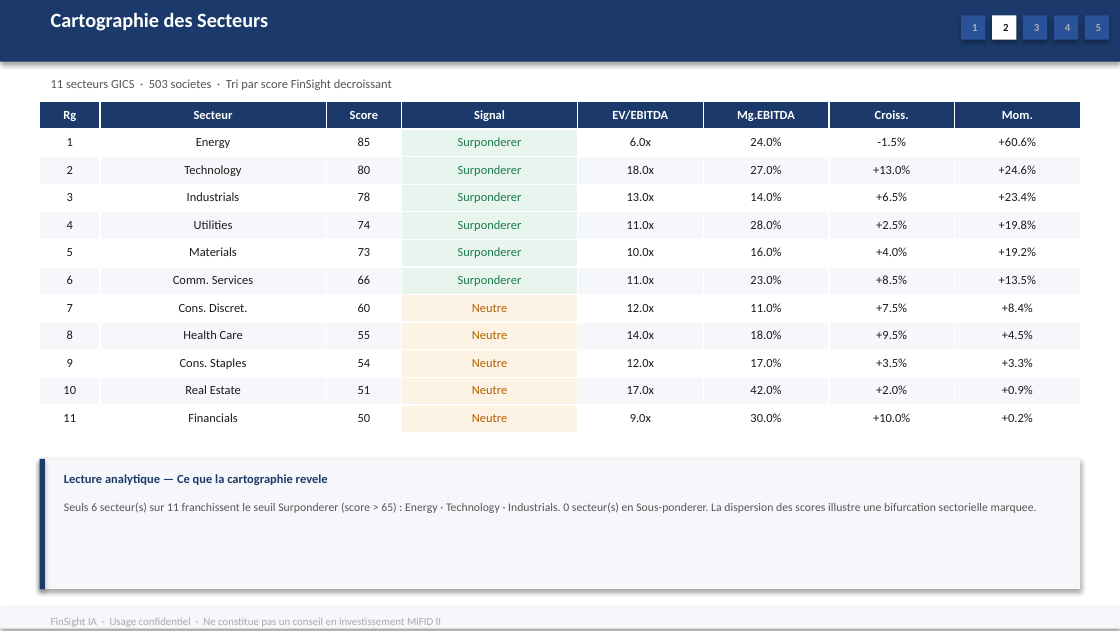
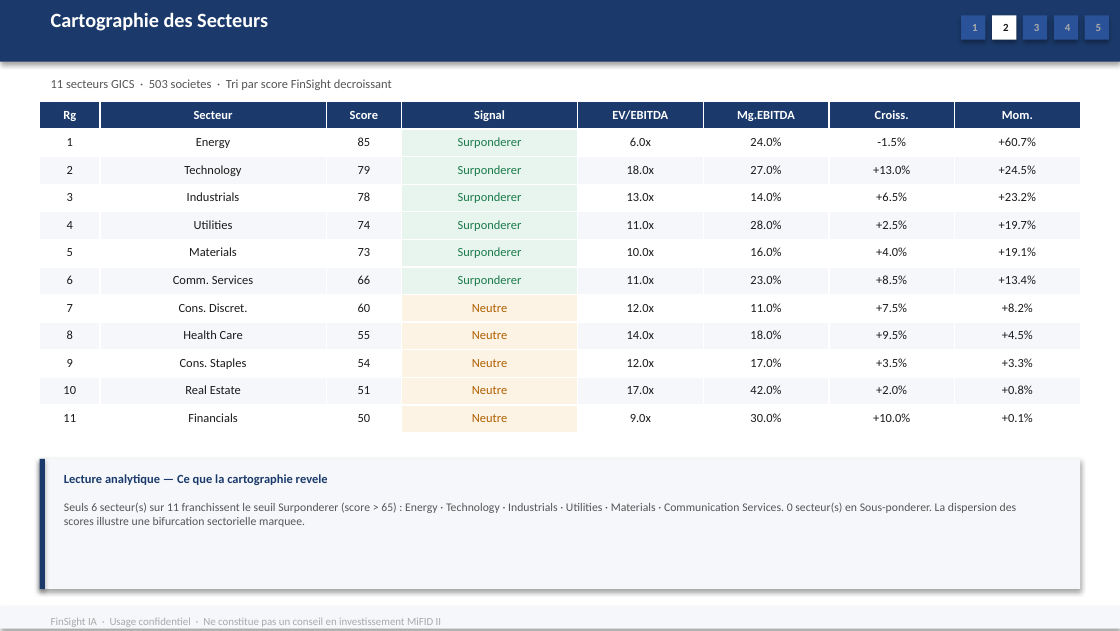
Before and after one commit to baptistejeh07-art/finsight-ia, a slide deck: slide 9 of preview/indice_SP_500/indice_SP_500.pptx. Drawn at 1120x631 pixels with LibreOffice and Linux fonts; fonts in the diff are those of the drawing. Boxes give left, top, right and bottom in pixels: in the first picture for what was removed or moved away, otherwise in the second. Text is boxed around its words. In the diff, an @@ line names an element or a change of style, - is before the commit and + after.

```diff
--- a/preview/indice_SP_500/indice_SP_500.pptx
+++ b/preview/indice_SP_500/indice_SP_500.pptx
@@ table at box(39, 102, 1079, 432) @@
-row 2, column 8: +60.6%
+row 2, column 8: +60.7%
-row 3, column 3: 80
+row 3, column 3: 79
-row 3, column 8: +24.6%
+row 3, column 8: +24.5%
-row 4, column 8: +23.4%
+row 4, column 8: +23.2%
-row 5, column 8: +19.8%
+row 5, column 8: +19.7%
-row 6, column 8: +19.2%
+row 6, column 8: +19.1%
-row 7, column 8: +13.5%
+row 7, column 8: +13.4%
-row 8, column 8: +8.4%
+row 8, column 8: +8.2%
-row 11, column 8: +0.9%
+row 11, column 8: +0.8%
-row 12, column 8: +0.2%
+row 12, column 8: +0.1%
@@ text at box(64, 502, 1017, 527): text changed @@
-Seuls 6 secteur(s) sur 11 franchissent le seuil Surponderer (score > 65) : Energy · Technology · Industrials. 0 secteur(s) en Sous-ponderer. La dispersion des scores illustre une bifurcation sectorielle marquee.
+Seuls 6 secteur(s) sur 11 franchissent le seuil Surponderer (score > 65) : Energy · Technology · Industrials · Utilities · Materials · Communication Services. 0 secteur(s) en Sous-ponderer. La dispersion des scores illustre une bifurcation sectorielle marquee.
```
Also in this commit, not shown: 8 other slides changed, 1 other file.
